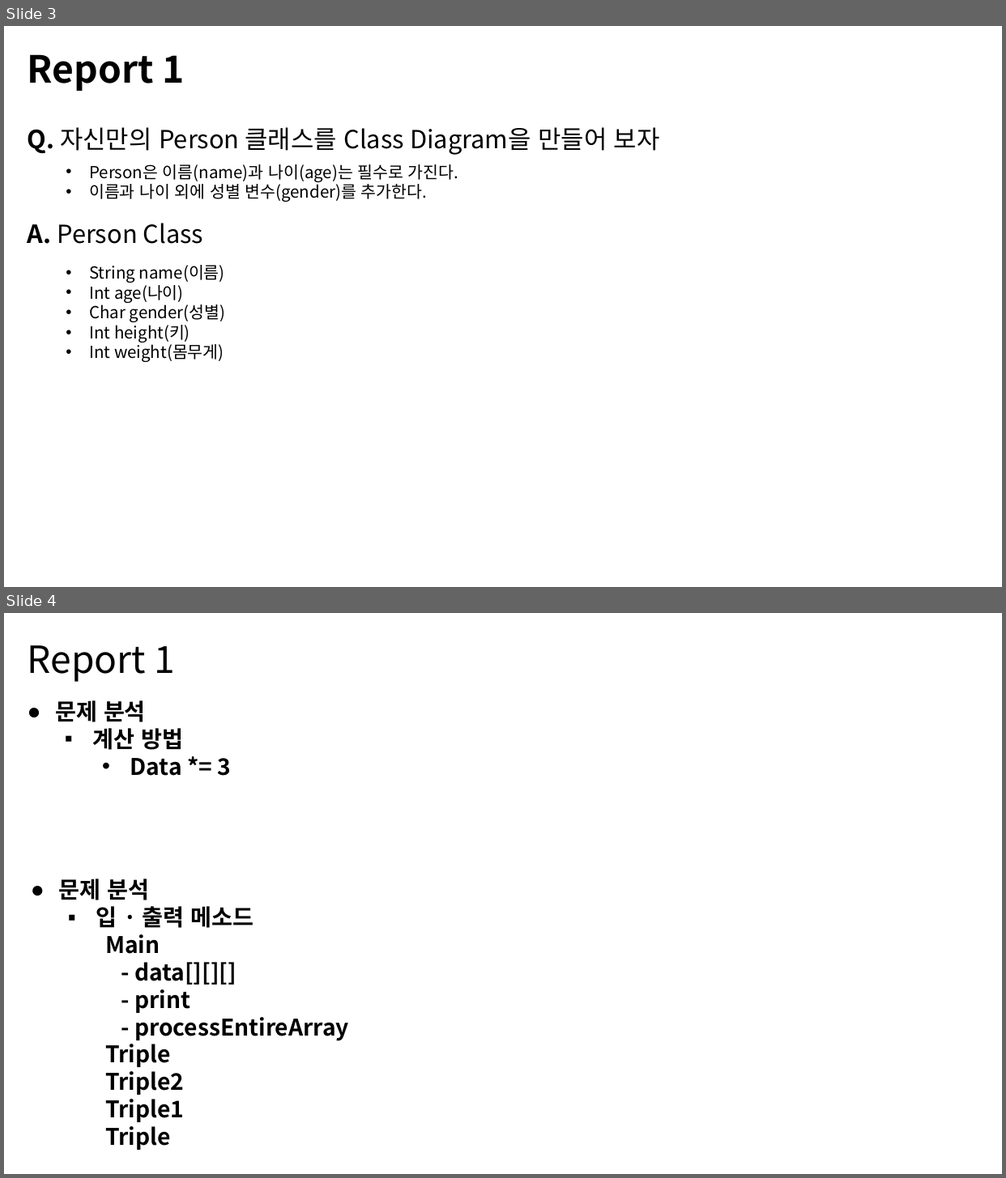
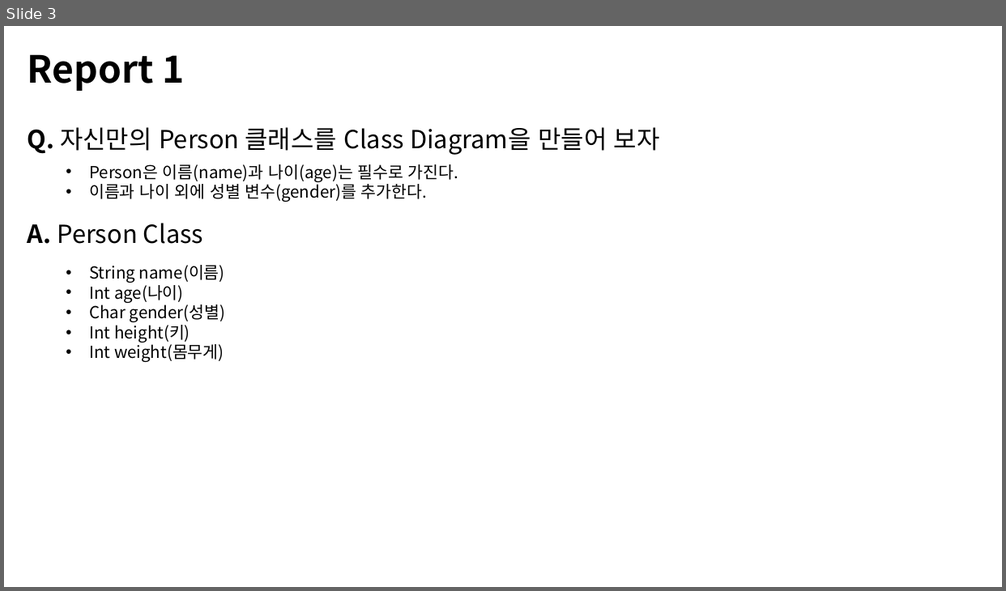
Before and after one commit to MDR-Evan/KBU-ProgrammingLanguageUtilization2, a slide deck: KBU Java 2/Report/R_Week1/1차-김진용-2301111.pptx. Shown one above the other, each under a label of ours: slides 3 and 4 before the commit, slide 3 after it. The pictures are 1006x1178 and 1006x591 pixels, drawn with LibreOffice and Linux fonts; fonts in the diff are those of the drawing. Boxes give left, top, right and bottom in pixels: in the first picture for what was removed or moved away, otherwise in the second. Text is boxed around its words. In the diff, an @@ line names an element or a change of style, - is before the commit and + after.

```diff
--- a/KBU Java 2/Report/R_Week1/1차-김진용-2301111.pptx
+++ b/KBU Java 2/Report/R_Week1/1차-김진용-2301111.pptx
@@ slide 4 removed at (x1=4, y1=613, x2=1002, y2=1174), background #FFFFFF @@
@@ text removed at (x1=27, y1=645, x2=175, y2=682) @@
-Report 1
@@ text removed at (x1=55, y1=700, x2=232, y2=776) @@
-● 문제 분석
-  ▪ 계산 방법
-    • Data *= 3
@@ text removed at (x1=58, y1=879, x2=349, y2=1150) @@
-● 문제 분석
-  ▪ 입 · 출력 메소드
-    Main
-    - data[][][]
-    - print
-    - processEntireArray
-    Triple
-    Triple2
-    Triple1
-    Triple
-    print
```
Also in this commit, not shown: 10 slides added, 1 other slide removed, 1 other file.
